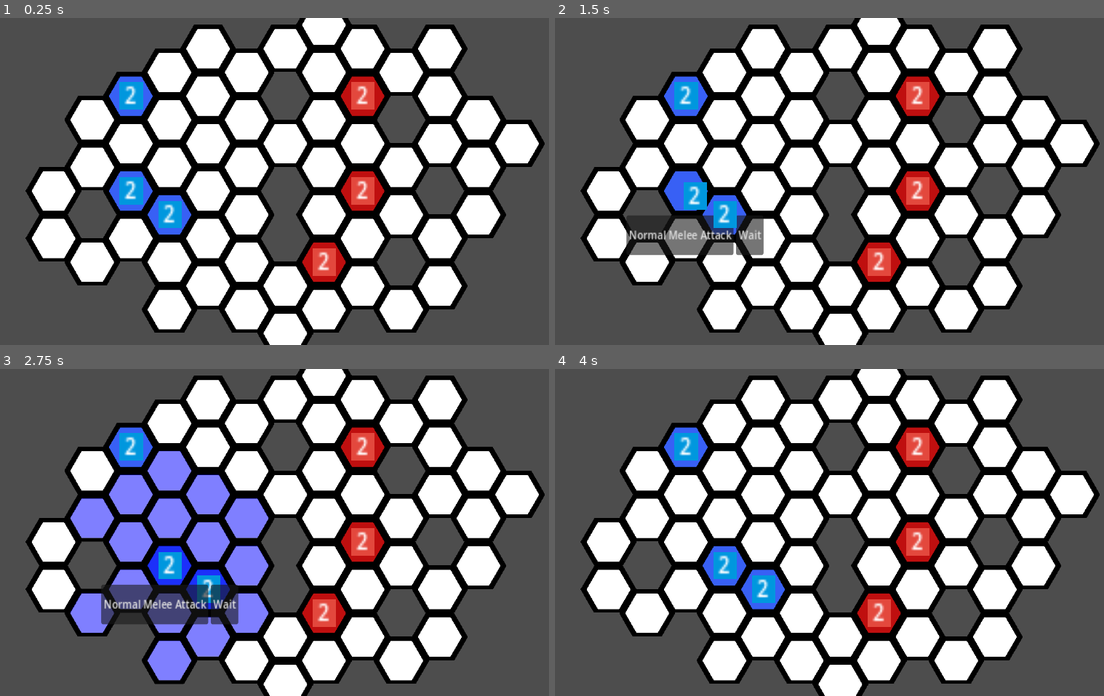
Above: before the commit, frames 1-4 (two rows, left to right).
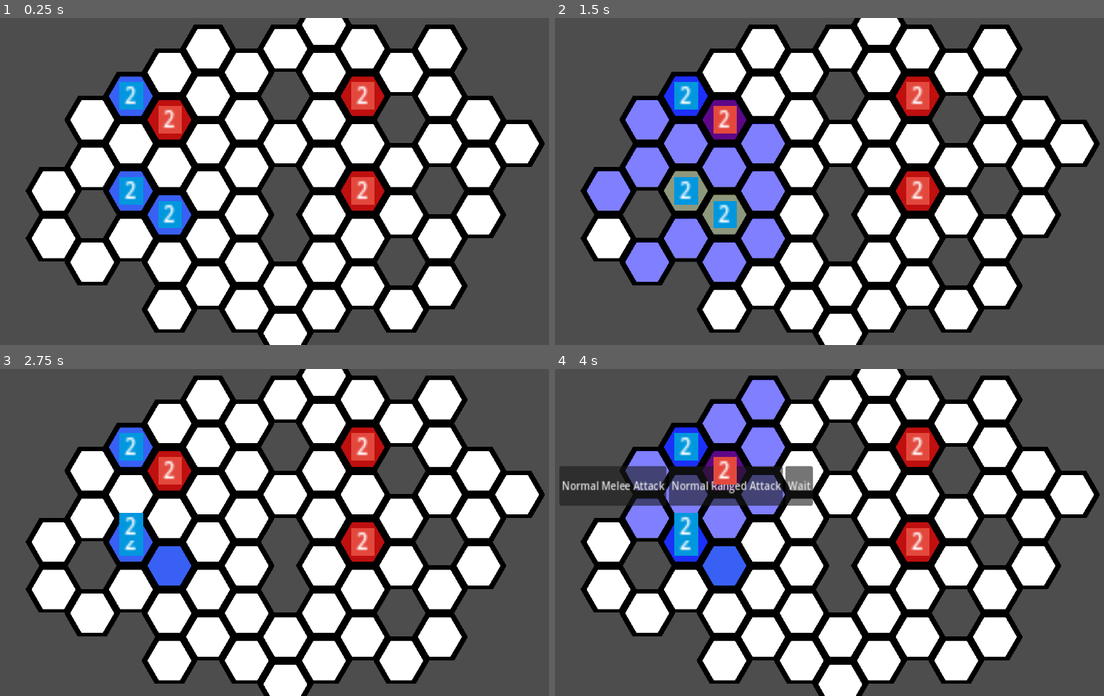
Above: after the commit, the same moments.

Repository: DubiousDuck/Manny-Takes-on-Upper-Management
Game: Godot game, scene res://battlefield.tscn
The game is run twice, just before and just after one commit, with the same random seed, the same clock (stepped at 60 frames per second) and the same inputs. Before the commit the project has no main scene; this scene is started directly in both runs.
Inputs (mouse positions are in pixels of both pictures, inside the frame that each line leads up to):
- Up to frame 1 (0.25 s): no input
- Up to frame 2 (1.5 s): tap Enter at 0.5 s; move the mouse to (686, 191) at 0.52 s; click (686, 191) at 0.67 s; click (758, 230) at 1.25 s, where only the run after the commit has a clickable "Pick Up"
- Up to frame 3 (2.75 s): move the mouse to (170, 565) at 2.02 s; click (170, 565) at 2.17 s
- Up to frame 4 (4 s): click (708, 604) at 2.75 s, where only the run before the commit has a clickable "Normal Melee Attack"; tap Space at 3.5 s; move the mouse to (686, 447) at 3.52 s; click (686, 447) at 3.67 s

The runs differ from the first frame. In frame 1, 1.5% of the frame differs, in the area x 26-64%, y 25-81%; in frame 2, 12%; in frame 3, 14%, in the area x 12-64%, y 24-97%; in frame 4, 12%.

Commit message:
basic throw mechanics

Diff:
--- a/battlefield.tscn
+++ b/battlefield.tscn
@@ -12,6 +12,7 @@
 [ext_resource type="Resource" uid="uid://blts5vx256a3e" path="res://skills/normal_melee_attack.tres" id="9_dy06p"]
 [ext_resource type="Resource" uid="uid://b0eqr8p4qsvpi" path="res://skills/normal_ranged_attack.tres" id="9_vlig1"]
 [ext_resource type="Resource" uid="uid://mgaahup4u5tt" path="res://skills/wait.tres" id="11_bry5o"]
+[ext_resource type="Resource" uid="uid://b1f1rc00m4al5" path="res://skills/pick_up.tres" id="11_mpall"]
 
 [node name="Battlefield" type="Node2D" node_paths=PackedStringArray("tile_map")]
 script = ExtResource("1_ncysa")
@@ -38,6 +39,7 @@
 [node name="Unit" parent="Units/PlayerGroup" instance=ExtResource("4_c4dfy")]
 position = Vector2(-29, 281)
 script = ExtResource("7_l8o4u")
+skills = Array[ExtResource("8_jrsfy")]([ExtResource("9_dy06p"), ExtResource("11_bry5o"), ExtResource("11_mpall")])
 
 [node name="Unit2" parent="Units/PlayerGroup" instance=ExtResource("4_c4dfy")]
 position = Vector2(53, 331)
@@ -52,7 +54,7 @@
 script = ExtResource("3_r2aph")
 
 [node name="Unit" parent="Units/EnemyGroup" instance=ExtResource("4_c4dfy")]
-position = Vector2(356, 420)
+position = Vector2(53, 141)
 script = ExtResource("8_ugu2x")
 skills = Array[ExtResource("8_jrsfy")]([ExtResource("9_dy06p"), ExtResource("9_vlig1"), ExtResource("11_bry5o")])
 
--- a/project.godot
+++ b/project.godot
@@ -11,6 +11,7 @@
 [application]
 
 config/name="SRS-2025"
+run/main_scene="res://battlefield.tscn"
 config/features=PackedStringArray("4.3", "Forward Plus")
 config/icon="res://icon.svg"
 
--- /dev/null
+++ b/skills/pick_up.tres
@@ -0,0 +1,11 @@
+[gd_resource type="Resource" script_class="SkillInfo" load_steps=2 format=3 uid="uid://b1f1rc00m4al5"]
+
+[ext_resource type="Script" path="res://skills/skill_info.gd" id="1_a8upa"]
+
+[resource]
+script = ExtResource("1_a8upa")
+name = "Pick Up"
+type = 1
+targets = 3
+range = 1
+skill_effects = Array[Vector2i]([Vector2i(8, 0)])
--- a/skills/skill_info.gd
+++ b/skills/skill_info.gd
@@ -2,8 +2,8 @@
 
 class_name SkillInfo
 
-enum EffectType {DAMAGE, KNOCKBACK, HEAL, BUFF, DEBUFF, STUN, ACTION_COMMAND, WAIT}
-#DAMAGE = 0, KNOCKBACK = 1, HEAL = 2, BUFF = 3, DEBUFF = 4, STUN = 5, ACTION_COMMAND = 6, WAIT = 7
+enum EffectType {DAMAGE, KNOCKBACK, HEAL, BUFF, DEBUFF, STUN, ACTION_COMMAND, WAIT, DISPLACE}
+#DAMAGE = 0, KNOCKBACK = 1, HEAL = 2, BUFF = 3, DEBUFF = 4, STUN = 5, ACTION_COMMAND = 6, WAIT = 7, DISPLACE = 8
 
 enum TargetType {ALLIES, ENEMIES, SELF, ANY}
 
--- /dev/null
+++ b/skills/throw.tres
@@ -0,0 +1,11 @@
+[gd_resource type="Resource" script_class="SkillInfo" load_steps=2 format=3 uid="uid://cpkttqerqokpf"]
+
+[ext_resource type="Script" path="res://skills/skill_info.gd" id="1_wy4d6"]
+
+[resource]
+script = ExtResource("1_wy4d6")
+name = "Throw"
+type = 0
+targets = 1
+range = 2
+skill_effects = Array[Vector2i]([Vector2i(8, 1), Vector2i(0, 1), Vector2i(1, 1)])
--- a/unit/UnitGroupController.gd
+++ b/unit/UnitGroupController.gd
@@ -85,6 +85,28 @@
 					func(unit):
 						unit.actions_avail.erase(Unit.Action.MOVE)
 				)
+			SkillInfo.EffectType.DISPLACE:
+				match effect.y:
+					0: #displace to attacker position (pick up)
+						var v_offset: int = -30
+						var a = get_tree().create_tween().set_parallel().set_ease(Tween.EASE_IN_OUT).set_trans(Tween.TRANS_QUINT)
+						affected_units.map(
+							func(unit):
+								attacker.unit_held.append(unit)
+								a.tween_property(unit, 'global_position', attacker.global_position + Vector2(0, v_offset), 0.3)
+						)
+						attacker.actions_avail.append(Unit.Action.ATTACK) #give back attack token
+						#TODO: suspend picked up unit action
+
+					1: #displace linearly target location (assumes only one affected target) (throw)
+						var projectile = attacker.unit_held.pop_front()
+						var a = get_tree().create_tween().set_ease(Tween.EASE_OUT).set_trans(Tween.TRANS_QUINT)
+						a.tween_property(projectile, "global_position", affected_units.front().global_position, 0.3)
+						await a.finished
+						projectile.cell = HexNavi.global_to_cell(projectile.global_position)
+					_:
+						print("nothing to displace yet")
+				attacker.check_if_can_throw()
 			_:
 				print("nothing happens yet")
 
--- a/unit/unit.gd
+++ b/unit/unit.gd
@@ -22,6 +22,7 @@
 var is_player_controlled: bool
 var move_range_highlight := Color(1, 1, 1, 1)
 var selected: bool = false
+var unit_held: Array[Unit] = [] #array of all units that this unit has picked up
 
 func _process(delta):
 	if actions_avail.is_empty(): #if there are no available actions left
@@ -78,4 +79,12 @@
 		queue_free.call_deferred()
 
 func toggle_skill_ui(state: bool):
+	$SkillSelect.init()
 	$SkillSelect.visible = state
+
+func check_if_can_throw():
+	var throw_skill = load("res://skills/throw.tres")
+	if !unit_held.is_empty() and !skills.has(throw_skill):
+		skills.append(throw_skill)
+	else:
+		skills.erase(throw_skill)
--- a/unit/unit_ui/skill_select.gd
+++ b/unit/unit_ui/skill_select.gd
@@ -18,6 +18,10 @@
 
 
 func init():
+	for child in hbox.get_children():
+		hbox.remove_child(child)
+	buttons.clear()
+
 	for skill in unit.skills:
 		var a: SkillIcon = icon.instantiate()
 		a.skill = skill
Not shown: 1 places in battlefield.tscn that only renumber resources
